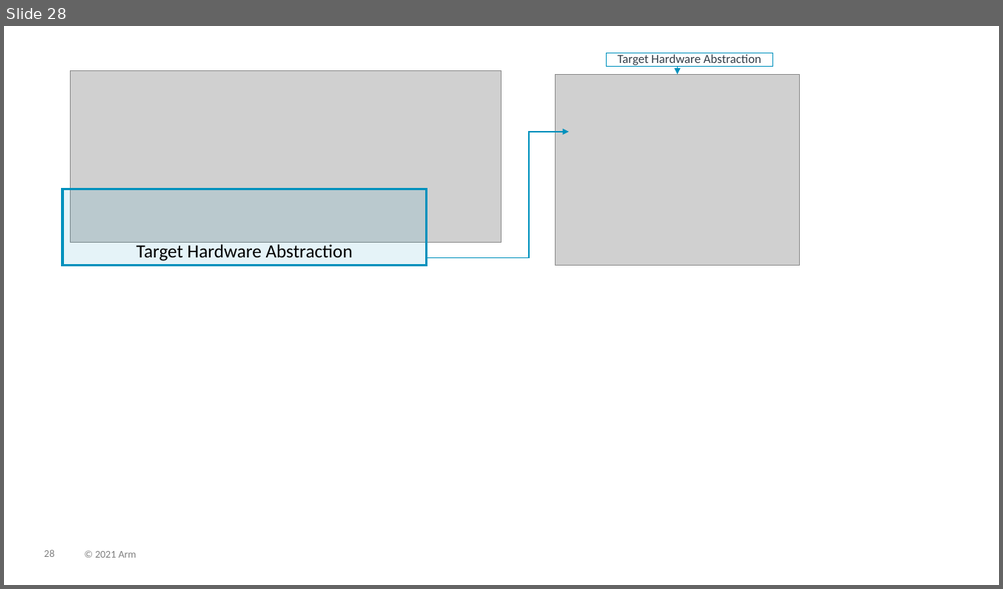
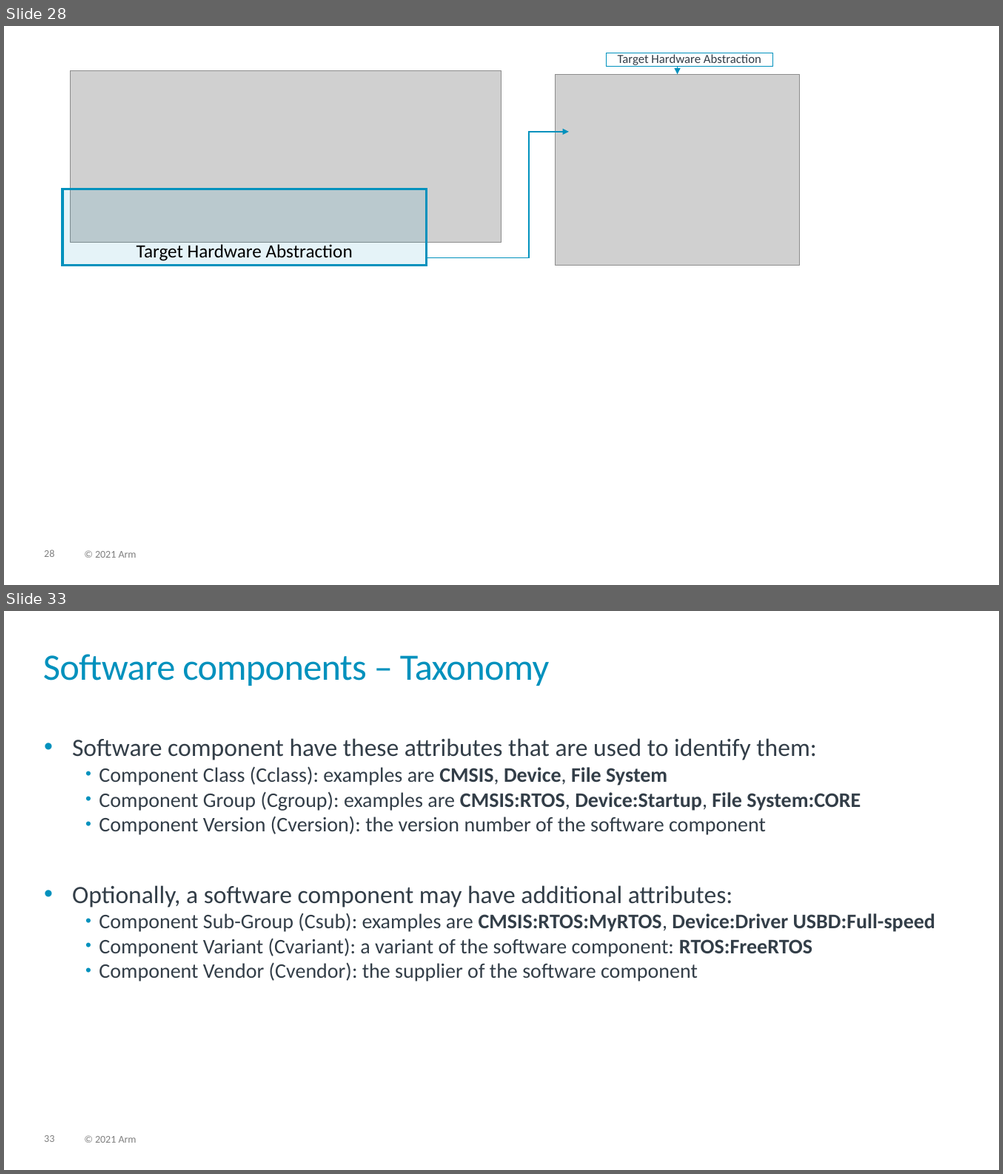
Before and after one commit to Open-CMSIS-Pack/cmsis-toolbox, a slide deck: docs/images/overview.pptx. Shown one above the other, each under a label of ours: slide 28 before the commit, slides 28 and 33 after it; the slides between them are not shown. The pictures are 1003x589 and 1003x1174 pixels, drawn with LibreOffice and Linux fonts; fonts in the diff are those of the drawing; grey boxes stand for pictures. Boxes give left, top, right and bottom in pixels: in the first picture for what was removed or moved away, otherwise in the second. Text is boxed around its words. In the diff, an @@ line names an element or a change of style, - is before the commit and + after.

```diff
--- a/docs/images/overview.pptx
+++ b/docs/images/overview.pptx
@@ slide 33 added at [4,611,999,1170], background #FFFFFF; not listed: 2 template elements that a slide beside it also shows @@
@@ title added at [43,654,549,686], 36 pt, text #0091BD @@
+Software components – Taxonomy
@@ text added at [72,738,935,982], 20 pt, text #333E48 @@
+• Software component have these attributes that are used to identify them:
+  • Component Class (Cclass): examples are CMSIS, Device, File System
+  • Component Group (Cgroup): examples are CMSIS:RTOS, Device:Startup, File System:CORE
+  • Component Version (Cversion): the version number of the software component
+• Optionally, a software component may have additional attributes:
+  • Component Sub-Group (Csub): examples are CMSIS:RTOS:MyRTOS, Device:Driver USBD:Full-speed
+  • Component Variant (Cvariant): a variant of the software component: RTOS:FreeRTOS
+  • Component Vendor (Cvendor): the supplier of the software component
```
Also in this commit, not shown: 12 other slides added, 5 other files.
